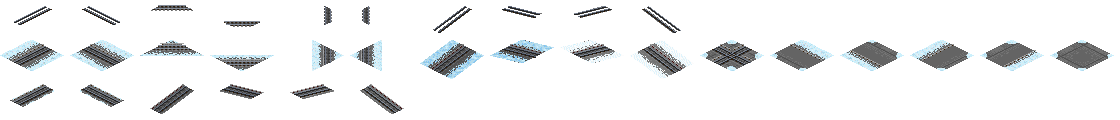
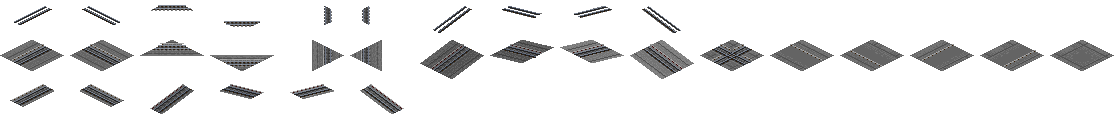
Two versions of the same layered image (1120 × 120). Layer-by-layer changes:
hid group "Snow" (6 layers) over [0, 40, 1114, 105]
